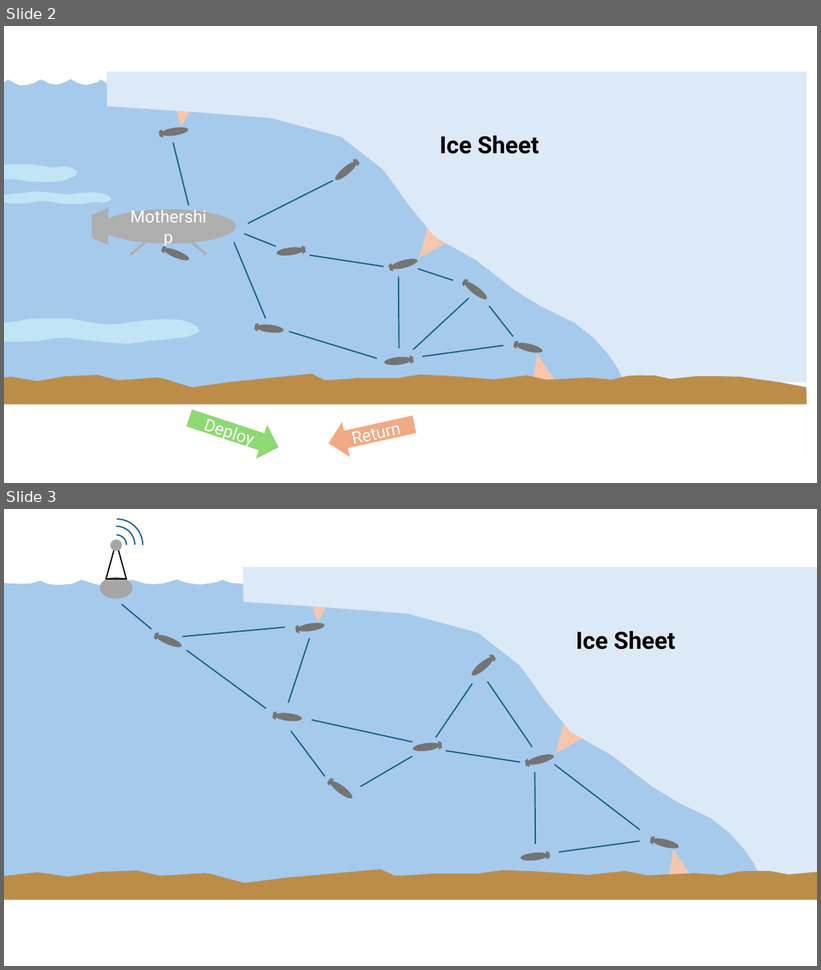
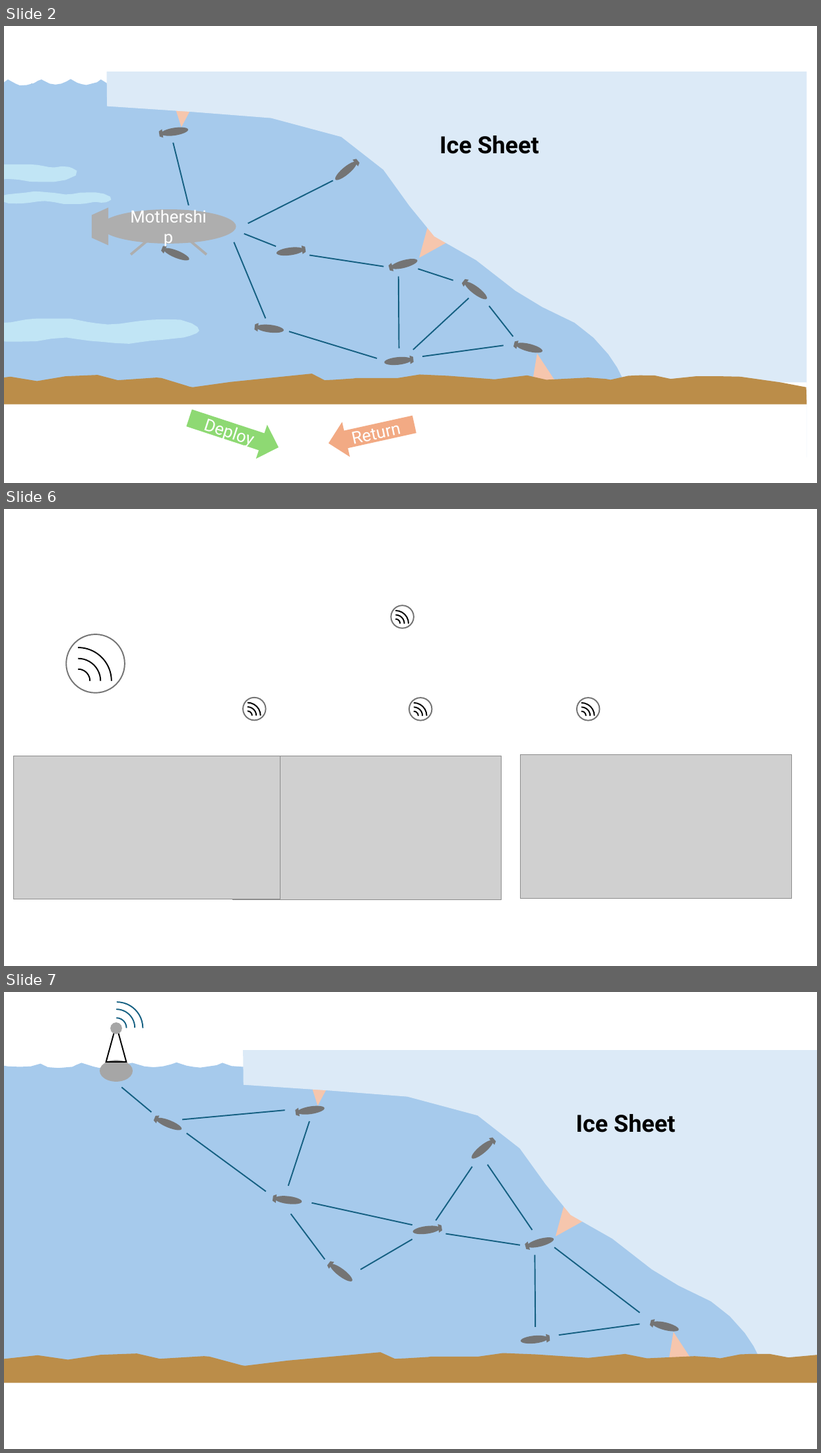
Before and after one commit to natbut/mcts-smop, a slide deck: docs/MOTHERSHIP_ICRA25_Figures_Prese.pptx. Shown one above the other, each under a label of ours: slides 2 and 3 before the commit, slides 2, 6 and 7 after it; the slides between them are not shown. The pictures are 821x970 and 821x1453 pixels, drawn with LibreOffice and Linux fonts; fonts in the diff are those of the drawing; grey boxes stand for pictures. Boxes give left, top, right and bottom in pixels: in the first picture for what was removed or moved away, otherwise in the second. Text is boxed around its words. In the diff, an @@ line names an element or a change of style, - is before the commit and + after.

```diff
--- a/docs/MOTHERSHIP_ICRA25_Figures_Prese.pptx
+++ b/docs/MOTHERSHIP_ICRA25_Figures_Prese.pptx
@@ slide 6 added at <box>4,509,817,966</box>, background #FFFFFF @@
@@ group added at <box>383,605,414,637</box>: 3 arc (boxed as its full ellipse)s, 1 ellipse @@
@@ group added at <box>45,634,125,714</box>: 3 arc (boxed as its full ellipse)s, 1 ellipse @@
@@ group added at <box>234,698,265,729</box>: 3 arc (boxed as its full ellipse)s, 1 ellipse @@
@@ group added at <box>401,698,432,729</box>: 3 arc (boxed as its full ellipse)s, 1 ellipse @@
@@ group added at <box>569,698,599,729</box>: 3 arc (boxed as its full ellipse)s, 1 ellipse @@
@@ picture added at <box>14,756,281,900</box> @@
@@ picture added at <box>233,756,501,900</box> @@
@@ picture added at <box>521,755,792,899</box> @@
@@ what was slide 3 is now slide 7 @@
```
Also in this commit, not shown: 2 slides changed, 3 other slides added.
